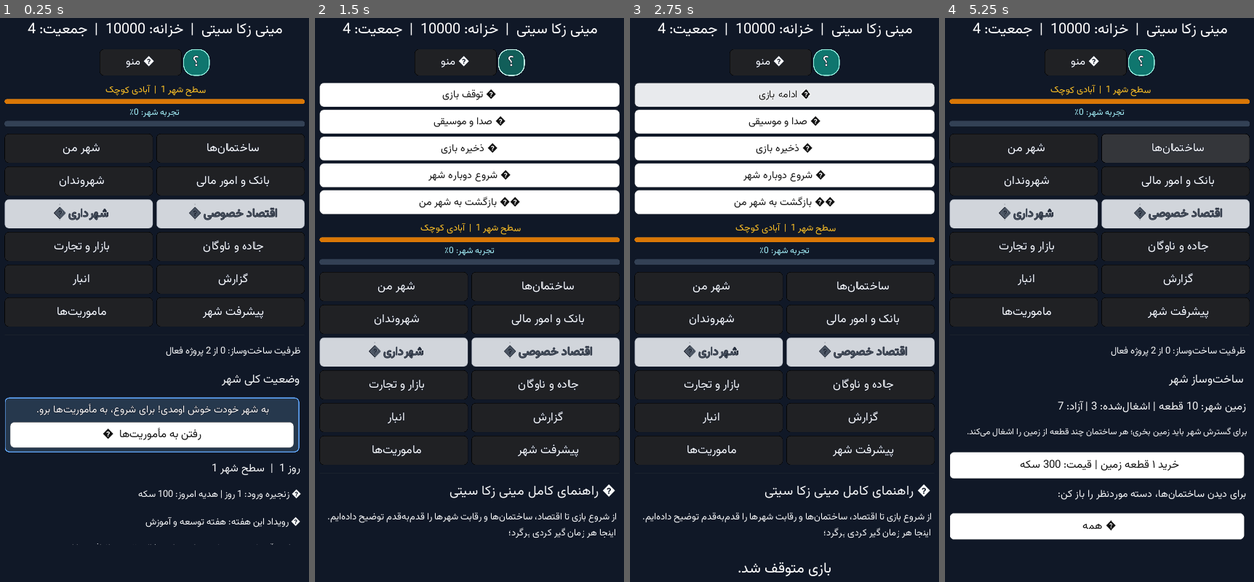
Above: before the commit, frames 1-4 (left to right).
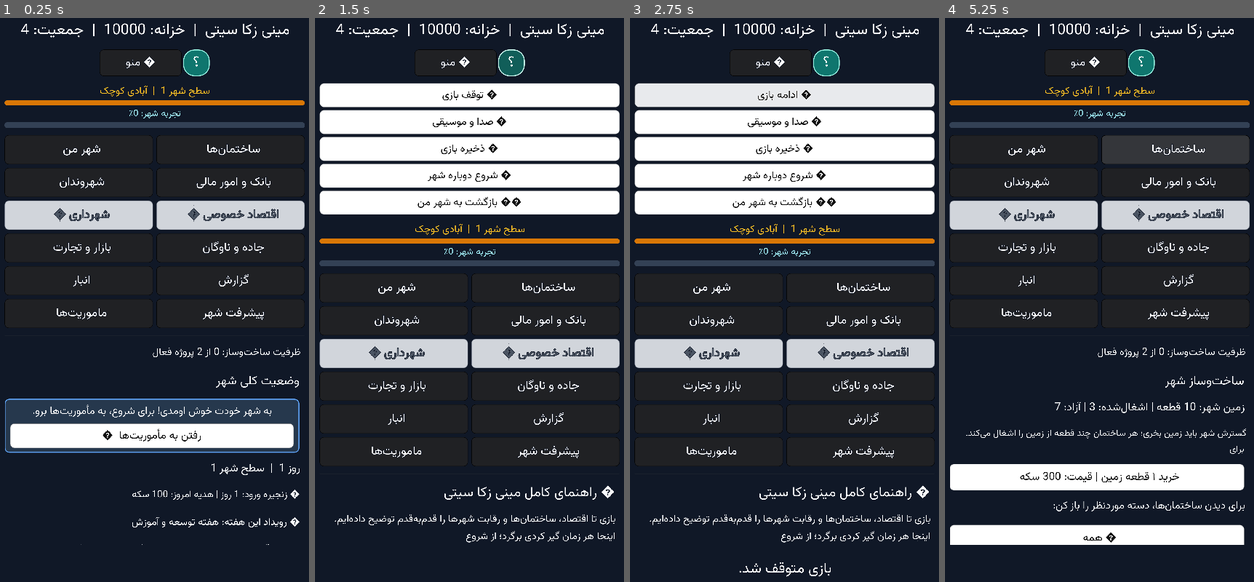
Above: after the commit, the same moments.

Repository: zekainstabot/mini-zeka-city
Game: Godot game, scene res://Main.tscn
The game is run twice, just before and just after one commit, with the same random seed, the same clock (stepped at 60 frames per second) and the same inputs.
Inputs:
- Up to frame 1 (0.25 s): no input
- Up to frame 2 (1.5 s): click "ﻮﻨﻣ ☰" at 0.5 s; click "؟" at 1.25 s
- Up to frame 3 (2.75 s): click "ﯼﺯﺎﺑ ﻒﻗﻮﺗ ⏸" at 2 s
- Up to frame 4 (5.25 s): click "ﯼﺯﺎﺑ ﻪﻣﺍﺩﺍ ▶" at 2.75 s; click "ﯽﻘﯿﺳﻮﻣ ﻭ ﺍﺪﺻ 🔊" at 3.5 s; click "ﻦﻣ ﺮﻬﺷ" at 4.25 s; click "ﺎﻫ‌ﻥﺎﻤﺘﺧﺎﺳ" at 5 s

The runs differ from the first frame. In frame 1, 7.9% of the frame differs, in the area x 1-99%, y 0-94%; in frame 2, 8.4%; in frame 3, 8.5%; in frame 4, 14%.

Commit message:
Improve Persian UI font sharpness with oversampling

Diff:
--- a/scripts/Main.gd
+++ b/scripts/Main.gd
@@ -797,29 +797,28 @@
 func _load_ui_font():
 	var font_data = DynamicFontData.new()
 	font_data.font_path = "res://assets/fonts/Vazirmatn.ttf"
-	# Render the UI font at higher resolution so newly-created labels stay sharp
-	# on high-DPI mobile screens and when the HTML5 canvas is scaled.
 	font_data.antialiased = true
 	font_data.hinting = DynamicFontData.HINTING_NORMAL
+	# Re-rasterize glyphs at 2x resolution instead of stretching a low-resolution
+	# glyph texture when the game is displayed on mobile or in the HTML5 canvas.
+	font_data.override_oversampling = 2.0
 	ui_font = DynamicFont.new()
 	ui_font.font_data = font_data
 	ui_font.size = 20
-	# Avoid texture filtering: it softens glyph edges and makes small UI text look blurry.
 	ui_font.use_filter = false
-	ui_font.use_mipmaps = false
+	ui_font.use_mipmaps = true
 
 func _apply_font(control, size=18):
 	if ui_font == null:
 		return
 	var font = DynamicFont.new()
 	font.font_data = ui_font.font_data
-	# Keep the rendered glyph edges crisp instead of smoothing the font texture.
 	font.use_filter = false
-	font.use_mipmaps = false
-	# A thin, high-contrast outline adds visual weight without enlarging glyphs.
+	font.use_mipmaps = true
+	# Keep the existing readable mobile sizing, but avoid the extra outline
+	# that made small Persian letter details look heavy.
 	font.size = int(size) + (5 if get_viewport_rect().size.x < 900 else 4)
-	font.outline_size = 1
-	font.outline_color = Color("#111827")
+	font.outline_size = 0
 	control.add_font_override("font", font)
 	return font
 
